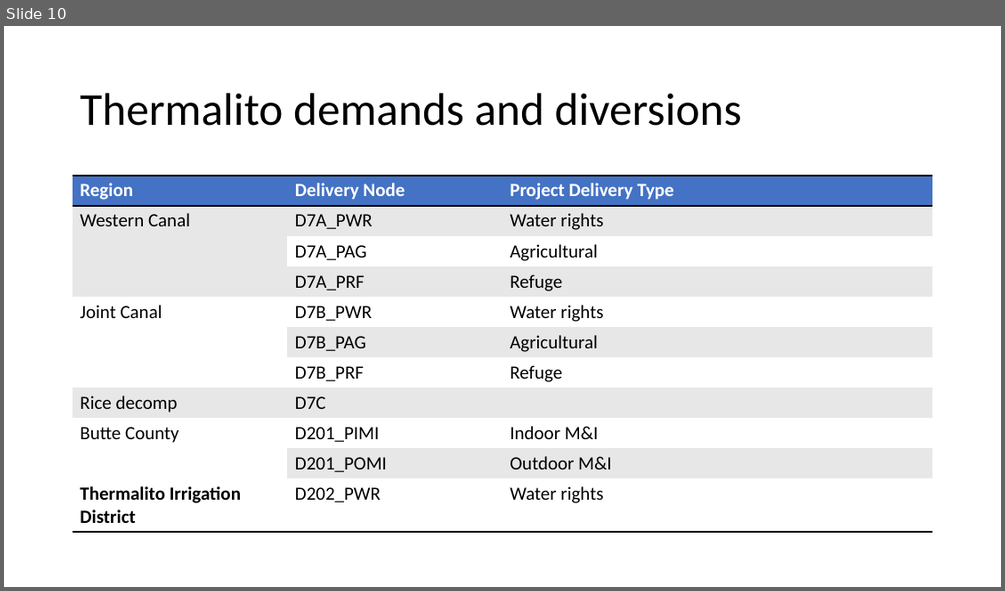
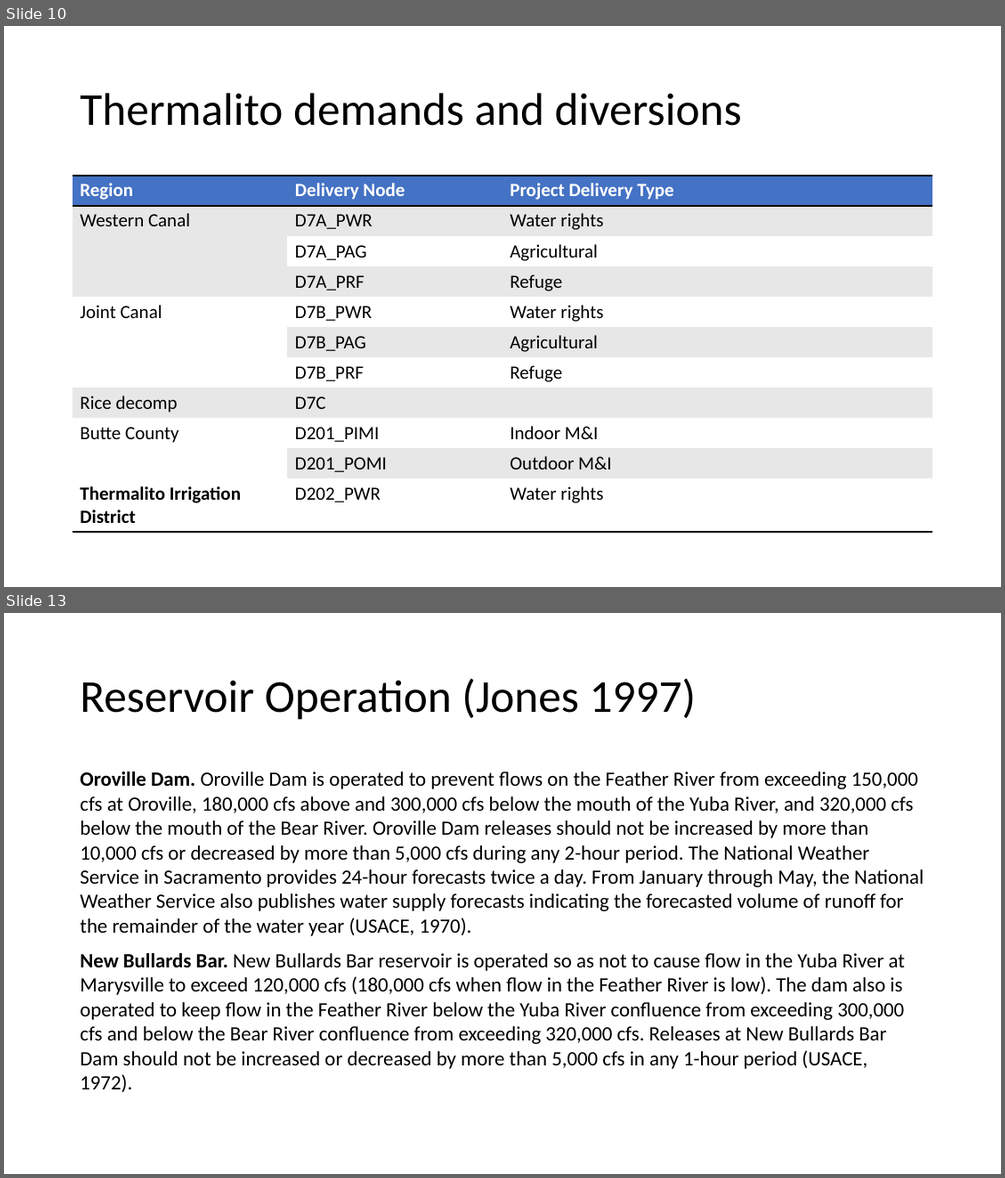
Before and after one commit to nsosorio/DailyCalLiteModel, a slide deck: Building daily CalLite model from scratch – daily.pptx. Shown one above the other, each under a label of ours: slide 10 before the commit, slides 10 and 13 after it; the slides between them are not shown. The pictures are 1005x591 and 1005x1178 pixels, drawn with LibreOffice and Linux fonts; fonts in the diff are those of the drawing. Boxes give left, top, right and bottom in pixels: in the first picture for what was removed or moved away, otherwise in the second. Text is boxed around its words. In the diff, an @@ line names an element or a change of style, - is before the commit and + after.

```diff
--- a/Building daily CalLite model from scratch – daily.pptx
+++ b/Building daily CalLite model from scratch – daily.pptx
@@ slide 13 added at (x1=4, y1=613, x2=1001, y2=1174), background #FFFFFF @@
@@ title added at (x1=80, y1=678, x2=696, y2=720), 44 pt, text #000000 @@
+Reservoir Operation (Jones 1997)
@@ text added at (x1=80, y1=771, x2=923, y2=1092), 19.6 pt, text #000000 @@
+Oroville Dam. Oroville Dam is operated to prevent flows on the Feather River from exceeding 150,000 cfs at Oroville, 180,000 cfs above and 300,000 cfs below the mouth of the Yuba River, and 320,000 cfs below the mouth of the Bear River. Oroville Dam releases should not be increased by more than 10,000 cfs or decreased by more than 5,000 cfs during any 2-hour period. The National Weather Service in Sacramento provides 24-hour forecasts twice a day. From January through May, the National Weather Service also publishes water supply forecasts indicating the forecasted volume of runoff for the remainder of the water year (USACE, 1970).
+New Bullards Bar. New Bullards Bar reservoir is operated so as not to cause flow in the Yuba River at Marysville to exceed 120,000 cfs (180,000 cfs when flow in the Feather River is low). The dam also is operated to keep flow in the Feather River below the Yuba River confluence from exceeding 300,000 cfs and below the Bear River confluence from exceeding 320,000 cfs. Releases at New Bullards Bar Dam should not be increased or decreased by more than 5,000 cfs in any 1-hour period (USACE, 1972).
```
Also in this commit, not shown: 4 other slides added, 9 other files.
